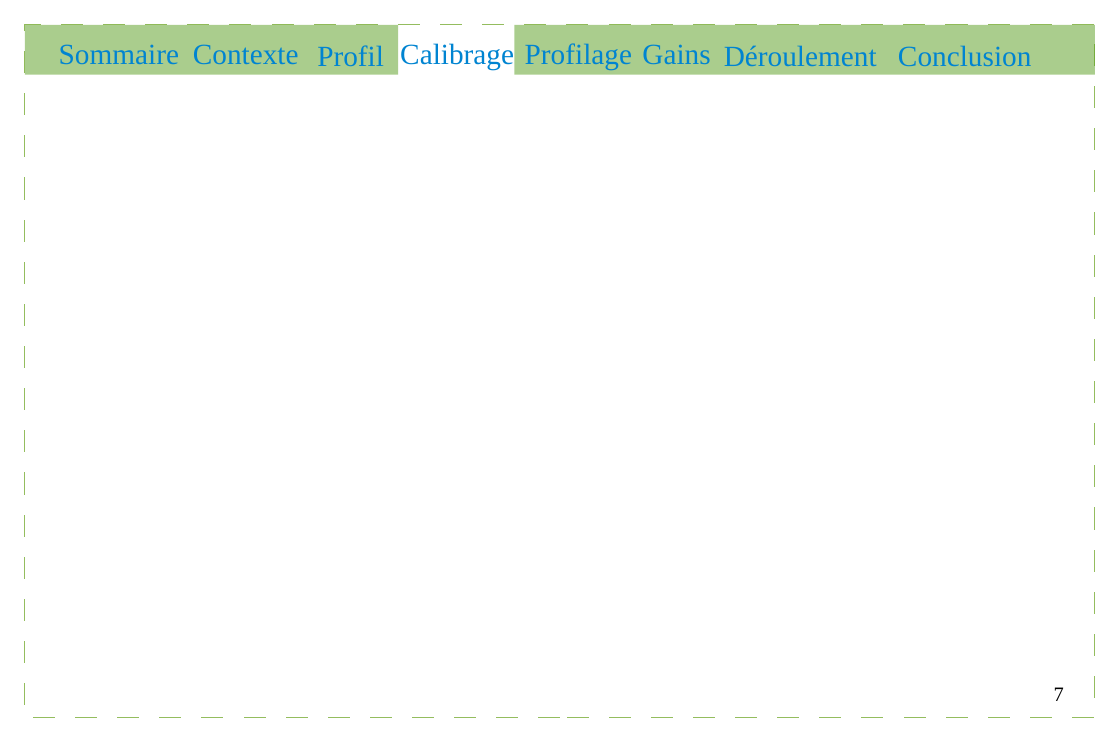
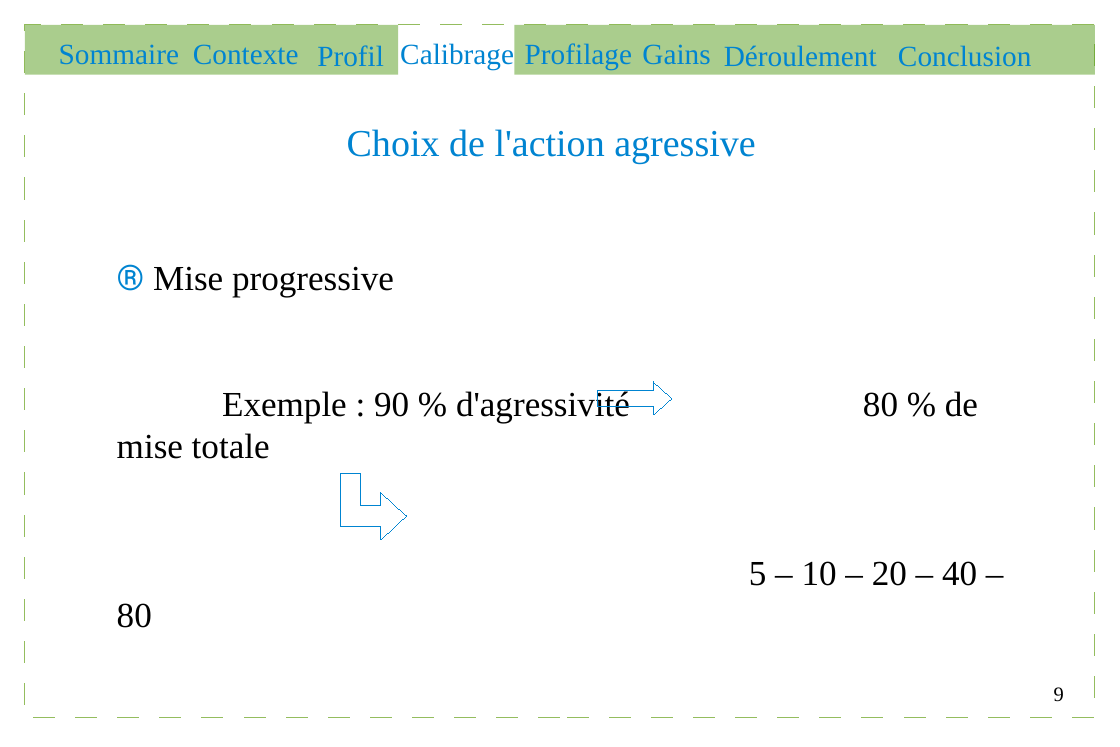
Before and after one commit to Gouga34/TERM1_Poker, a slide deck: slide 9 of Soutenance/presentation.odp (slide 7 before the commit). Drawn at 1120x747 pixels with LibreOffice and Linux fonts; fonts in the diff are those of the drawing. Boxes give left, top, right and bottom in pixels: in the first picture for what was removed or moved away, otherwise in the second. Text is boxed around its words. In the diff, an @@ line names an element or a change of style, - is before the commit and + after.

```diff
--- a/Soutenance/presentation.odp
+++ b/Soutenance/presentation.odp
@@ text added at (x1=347, y1=129, x2=755, y2=164), 26 pt, text #0084D1 @@
+Choix de l'action agressive
@@ text added at (x1=117, y1=266, x2=978, y2=628), 24 pt, text #000000 @@
+® Mise progressive
+Exemple : 90 % d'agressivité 80 % de mise totale
+5 – 10 – 20 – 40 – 80
@@ right arrow added at (x1=597, y1=381, x2=672, y2=414), outline #0084D1 0 pt @@
@@ freeform shape added at (x1=340, y1=473, x2=407, y2=539), outline #0084D1 0 pt @@
@@ page number at (x1=1054, y1=687, x2=1064, y2=702): text changed @@
-7
+9
```
Also in this commit, not shown: 10 other slides changed, 5 slides added, 2 other files.
